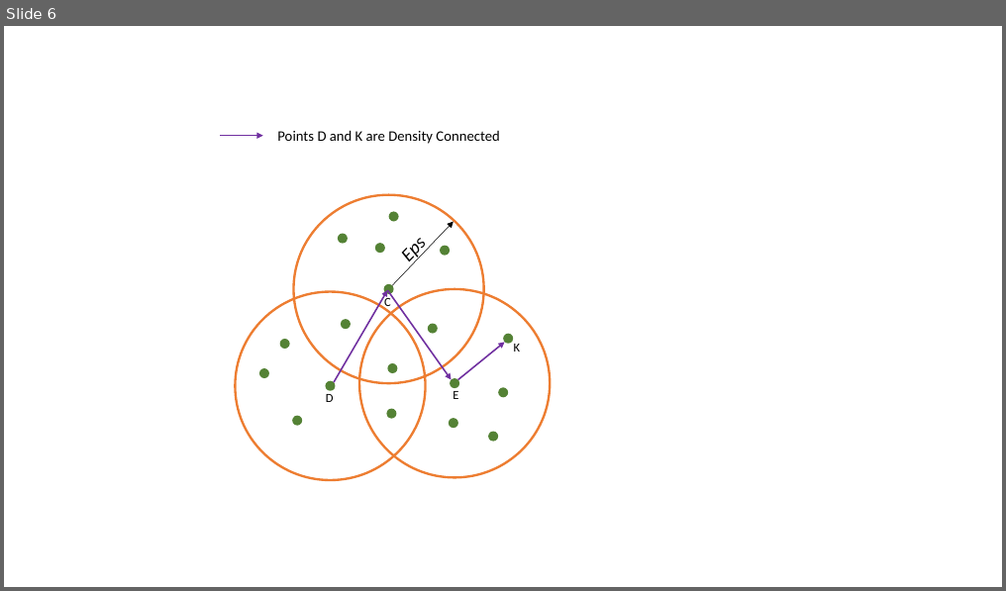
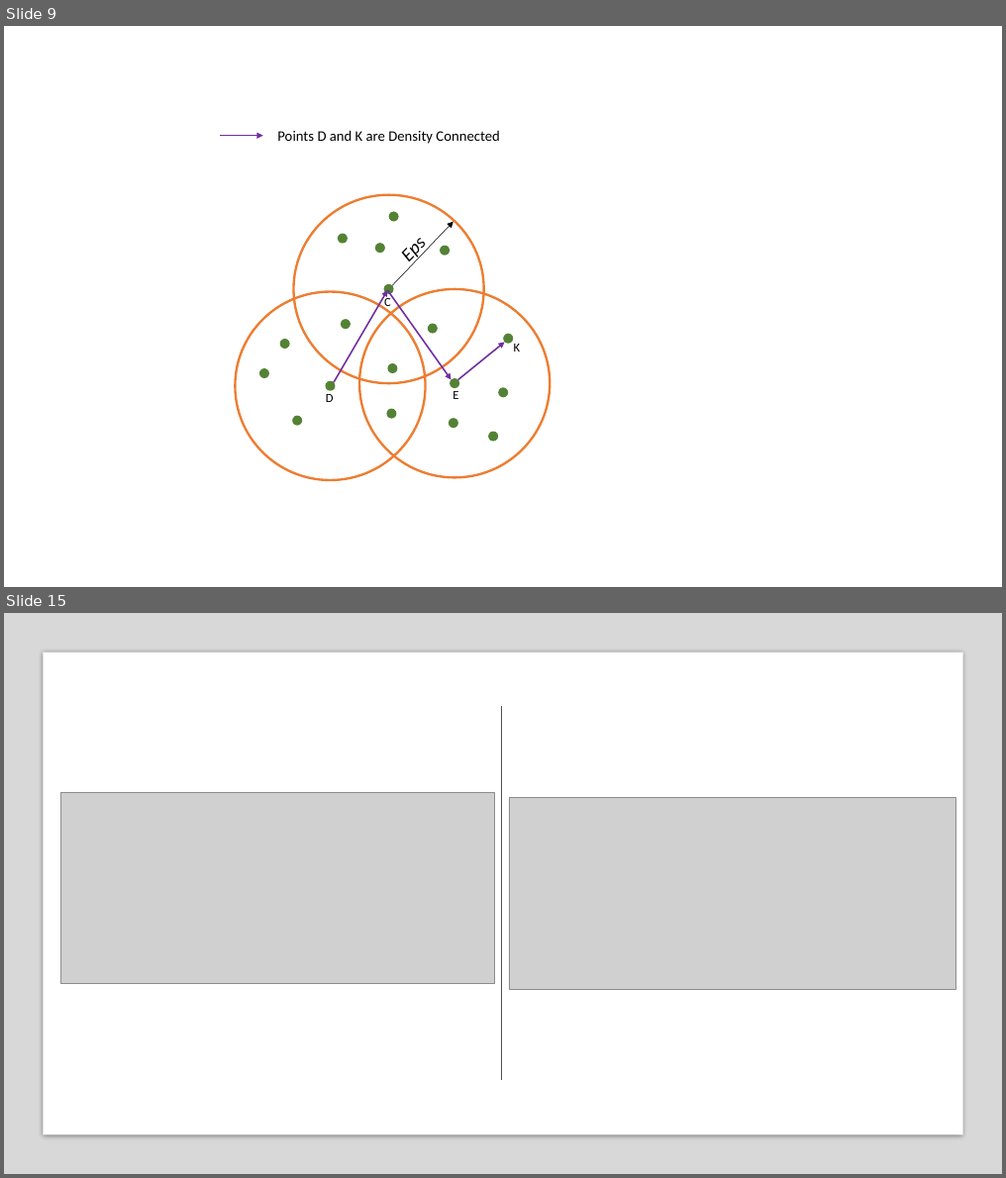
Before and after one commit to Frederick005/Research_Thesis, a slide deck: Report/diagrams.pptx. Shown one above the other, each under a label of ours: slide 6 before the commit, slides 9 and 15 after it; the slides between them are not shown. The pictures are 1006x591 and 1006x1178 pixels, drawn with LibreOffice and Linux fonts; fonts in the diff are those of the drawing; grey boxes stand for pictures. Boxes give left, top, right and bottom in pixels: in the first picture for what was removed or moved away, otherwise in the second. Text is boxed around its words. In the diff, an @@ line names an element or a change of style, - is before the commit and + after.

```diff
--- a/Report/diagrams.pptx
+++ b/Report/diagrams.pptx
@@ slide 15 added at (x1=4, y1=613, x2=1002, y2=1174), background #FFFFFF @@
@@ rectangle added at (x1=4, y1=613, x2=1002, y2=1174), fill #808080 at 30% opacity @@
@@ rectangle added at (x1=43, y1=653, x2=963, y2=1136), fill #FFFFFF @@
@@ line added from (502, 707) to (502, 1081), #4E4E4E 0.5 pt @@
@@ picture added at (x1=60, y1=792, x2=494, y2=984) @@
@@ picture added at (x1=509, y1=798, x2=956, y2=989) @@
@@ what was slide 6 is now slide 9 @@
```
Also in this commit, not shown: 9 other slides added, 7 other files.
